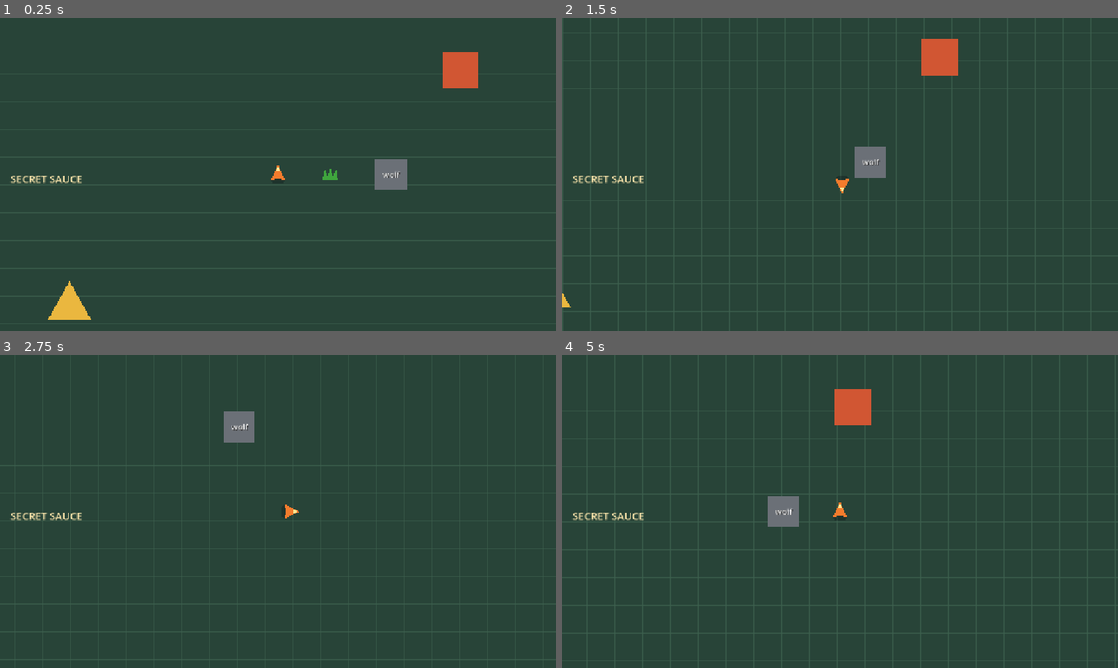
Above: before the commit, frames 1-4 (two rows, left to right).
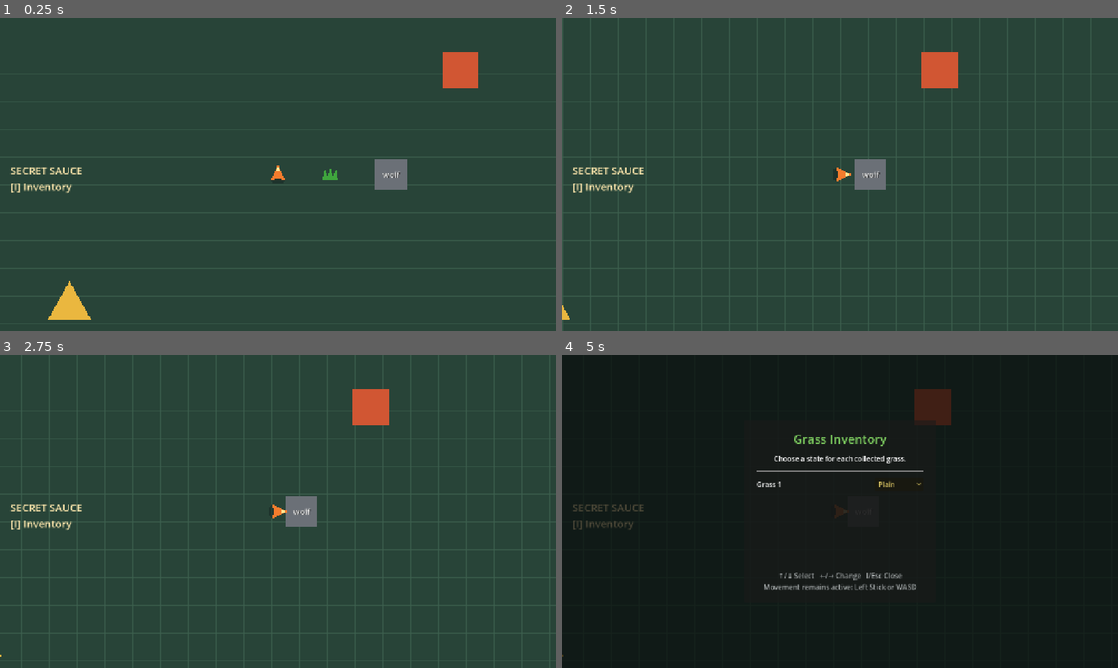
Above: after the commit, the same moments.

Repository: armikhalev/secret-sauce-godot
Game: Godot game, scene res://scenes/game.tscn
The game is run twice, just before and just after one commit, with the same random seed, the same clock (stepped at 60 frames per second) and the same inputs.
Inputs:
- Up to frame 1 (0.25 s): no input
- Up to frame 2 (1.5 s): tap Enter at 0.5 s; hold D (move_right) 0.53-1.28 s; hold Down (ui_down) from 1.28 s (still down)
- Up to frame 3 (2.75 s): release Down (ui_down) at 2.03 s; hold D (move_right) from 2.03 s (still down)
- Up to frame 4 (5 s): release D (move_right) at 2.78 s; hold Up (ui_up) 2.78-3.53 s; hold Left (ui_left) from 3.53 s (still down); tap Escape (ui_cancel) at 4.15 s; tap Space at 4.25 s; tap I (toggle_inventory, bound only after the commit) at 4.9 s

The runs differ from the first frame. In frame 1, 0.6% of the frame differs, in the area x 1-15%, y 47-56%; in frame 2, 1.8%; in frame 3, 2.7%; in frame 4, 100%, in the area x 0-100%, y 0-100%.

Commit message:
adds:menu with grass

Diff:
--- a/project.godot
+++ b/project.godot
@@ -28,25 +28,30 @@
 move_left={
 "deadzone": 0.5,
 "events": [Object(InputEventKey,"resource_local_to_scene":false,"resource_name":"","device":0,"window_id":0,"alt_presse …(189 unchanged characters)…
-, Object(InputEventKey,"resource_local_to_scene":false,"resource_name":"","device":0,"window_id":0,"alt_pressed":false,"shift_pressed":false,"ctrl_pressed":false,"meta_pressed":false,"pressed":false,"keycode":0,"physical_keycode":4194311,"key_label":0,"unicode":0,"location":0,"echo":false,"script":null)
+, Object(InputEventJoypadMotion,"resource_local_to_scene":false,"resource_name":"","device":0,"axis":0,"axis_value":-1.0,"script":null)
 ]
 }
 move_right={
 "deadzone": 0.5,
 "events": [Object(InputEventKey,"resource_local_to_scene":false,"resource_name":"","device":0,"window_id":0,"alt_presse …(189 unchanged characters)…
-, Object(InputEventKey,"resource_local_to_scene":false,"resource_name":"","device":0,"window_id":0,"alt_pressed":false,"shift_pressed":false,"ctrl_pressed":false,"meta_pressed":false,"pressed":false,"keycode":0,"physical_keycode":4194313,"key_label":0,"unicode":0,"location":0,"echo":false,"script":null)
+, Object(InputEventJoypadMotion,"resource_local_to_scene":false,"resource_name":"","device":0,"axis":0,"axis_value":1.0,"script":null)
 ]
 }
 move_up={
 "deadzone": 0.5,
 "events": [Object(InputEventKey,"resource_local_to_scene":false,"resource_name":"","device":0,"window_id":0,"alt_presse …(189 unchanged characters)…
-, Object(InputEventKey,"resource_local_to_scene":false,"resource_name":"","device":0,"window_id":0,"alt_pressed":false,"shift_pressed":false,"ctrl_pressed":false,"meta_pressed":false,"pressed":false,"keycode":0,"physical_keycode":4194320,"key_label":0,"unicode":0,"location":0,"echo":false,"script":null)
+, Object(InputEventJoypadMotion,"resource_local_to_scene":false,"resource_name":"","device":0,"axis":1,"axis_value":-1.0,"script":null)
 ]
 }
 move_down={
 "deadzone": 0.5,
 "events": [Object(InputEventKey,"resource_local_to_scene":false,"resource_name":"","device":0,"window_id":0,"alt_presse …(189 unchanged characters)…
-, Object(InputEventKey,"resource_local_to_scene":false,"resource_name":"","device":0,"window_id":0,"alt_pressed":false,"shift_pressed":false,"ctrl_pressed":false,"meta_pressed":false,"pressed":false,"keycode":0,"physical_keycode":4194322,"key_label":0,"unicode":0,"location":0,"echo":false,"script":null)
+, Object(InputEventJoypadMotion,"resource_local_to_scene":false,"resource_name":"","device":0,"axis":1,"axis_value":1.0,"script":null)
+]
+}
+toggle_inventory={
+"deadzone": 0.5,
+"events": [Object(InputEventKey,"resource_local_to_scene":false,"resource_name":"","device":0,"window_id":0,"alt_pressed":false,"shift_pressed":false,"ctrl_pressed":false,"meta_pressed":false,"pressed":false,"keycode":0,"physical_keycode":73,"key_label":0,"unicode":0,"location":0,"echo":false,"script":null)
 ]
 }
 
--- a/scenes/game.tscn
+++ b/scenes/game.tscn
@@ -1,9 +1,10 @@
-[gd_scene load_steps=5 format=3]
+[gd_scene load_steps=6 format=3]
 
 [ext_resource type="PackedScene" path="res://scenes/player.tscn" id="1_player"]
 [ext_resource type="Script" path="res://scripts/world_grid.gd" id="2_grid"]
 [ext_resource type="PackedScene" path="res://scenes/wolf.tscn" id="3_wolf"]
 [ext_resource type="PackedScene" path="res://scenes/grass.tscn" id="4_grass"]
+[ext_resource type="PackedScene" path="res://scenes/inventory_menu.tscn" id="5_inventory"]
 
 [node name="Game" type="Node2D"]
 
@@ -58,4 +59,7 @@
 [node name="Title" type="Label" parent="UI/MarginContainer"]
 theme_override_colors/font_color = Color(1, 0.91, 0.68, 1)
 theme_override_font_sizes/font_size = 24
-text = "SECRET SAUCE"
+text = "SECRET SAUCE\n[I] Inventory"
+
+[node name="InventoryMenu" parent="UI" instance=ExtResource("5_inventory")]
+player_path = NodePath("../../World/Entities/Player")
--- /dev/null
+++ b/scenes/inventory_menu.tscn
@@ -0,0 +1,84 @@
+[gd_scene load_steps=2 format=3]
+
+[ext_resource type="Script" path="res://scripts/inventory_menu.gd" id="1_inventory"]
+
+[node name="InventoryMenu" type="Control"]
+process_mode = 3
+visible = false
+layout_mode = 3
+anchors_preset = 15
+anchor_right = 1.0
+anchor_bottom = 1.0
+grow_horizontal = 2
+grow_vertical = 2
+script = ExtResource("1_inventory")
+
+[node name="DimBackground" type="ColorRect" parent="."]
+layout_mode = 1
+anchors_preset = 15
+anchor_right = 1.0
+anchor_bottom = 1.0
+grow_horizontal = 2
+grow_vertical = 2
+color = Color(0.03, 0.04, 0.04, 0.72)
+
+[node name="CenterContainer" type="CenterContainer" parent="."]
+layout_mode = 1
+anchors_preset = 15
+anchor_right = 1.0
+anchor_bottom = 1.0
+grow_horizontal = 2
+grow_vertical = 2
+
+[node name="PanelContainer" type="PanelContainer" parent="CenterContainer"]
+custom_minimum_size = Vector2(440, 360)
+layout_mode = 2
+
+[node name="MarginContainer" type="MarginContainer" parent="CenterContainer/PanelContainer"]
+layout_mode = 2
+theme_override_constants/margin_left = 28
+theme_override_constants/margin_top = 24
+theme_override_constants/margin_right = 28
+theme_override_constants/margin_bottom = 24
+
+[node name="VBoxContainer" type="VBoxContainer" parent="CenterContainer/PanelContainer/MarginContainer"]
+layout_mode = 2
+theme_override_constants/separation = 14
+
+[node name="Title" type="Label" parent="CenterContainer/PanelContainer/MarginContainer/VBoxContainer"]
+layout_mode = 2
+theme_override_colors/font_color = Color(0.5, 0.82, 0.38, 1)
+theme_override_font_sizes/font_size = 28
+text = "Grass Inventory"
+horizontal_alignment = 1
+
+[node name="Instructions" type="Label" parent="CenterContainer/PanelContainer/MarginContainer/VBoxContainer"]
+layout_mode = 2
+text = "Choose a state for each collected grass."
+horizontal_alignment = 1
+
+[node name="Separator" type="HSeparator" parent="CenterContainer/PanelContainer/MarginContainer/VBoxContainer"]
+layout_mode = 2
+
+[node name="EmptyLabel" type="Label" parent="CenterContainer/PanelContainer/MarginContainer/VBoxContainer"]
+unique_name_in_owner = true
+layout_mode = 2
+text = "No grass collected yet."
+horizontal_alignment = 1
+
+[node name="ScrollContainer" type="ScrollContainer" parent="CenterContainer/PanelContainer/MarginContainer/VBoxContainer"]
+custom_minimum_size = Vector2(0, 200)
+layout_mode = 2
+size_flags_vertical = 3
+
+[node name="ItemList" type="VBoxContainer" parent="CenterContainer/PanelContainer/MarginContainer/VBoxContainer/ScrollContainer"]
+unique_name_in_owner = true
+layout_mode = 2
+size_flags_horizontal = 3
+theme_override_constants/separation = 10
+
+[node name="CloseHint" type="Label" parent="CenterContainer/PanelContainer/MarginContainer/VBoxContainer"]
+layout_mode = 2
+theme_override_colors/font_color = Color(0.65, 0.67, 0.67, 1)
+text = "↑/↓ Select   ←/→ Change   I/Esc Close\nMovement remains active: Left Stick or WASD"
+horizontal_alignment = 1
--- /dev/null
+++ b/scripts/inventory_menu.gd
@@ -0,0 +1,107 @@
+extends Control
+
+@export var player_path: NodePath
+
+@onready var item_list: VBoxContainer = %ItemList
+@onready var empty_label: Label = %EmptyLabel
+
+var player: CharacterBody2D
+var state_selectors: Array[OptionButton] = []
+var selected_item_index := 0
+
+
+func _ready() -> void:
+	player = get_node(player_path) as CharacterBody2D
+	player.grass_inventory_changed.connect(_on_inventory_changed)
+	hide()
+
+
+func _unhandled_input(event: InputEvent) -> void:
+	if event.is_action_pressed("toggle_inventory"):
+		set_menu_open(not visible)
+		get_viewport().set_input_as_handled()
+	elif visible and event.is_action_pressed("ui_cancel"):
+		set_menu_open(false)
+		get_viewport().set_input_as_handled()
+	elif visible and event.is_action_pressed("ui_down"):
+		_select_item(selected_item_index + 1)
+		get_viewport().set_input_as_handled()
+	elif visible and event.is_action_pressed("ui_up"):
+		_select_item(selected_item_index - 1)
+		get_viewport().set_input_as_handled()
+	elif visible and event.is_action_pressed("ui_right"):
+		_change_selected_state(1)
+		get_viewport().set_input_as_handled()
+	elif visible and event.is_action_pressed("ui_left"):
+		_change_selected_state(-1)
+		get_viewport().set_input_as_handled()
+
+
+func set_menu_open(open: bool) -> void:
+	visible = open
+
+	if open:
+		rebuild_item_list()
+
+
+func rebuild_item_list() -> void:
+	state_selectors.clear()
+	for child in item_list.get_children():
+		child.queue_free()
+
+	empty_label.visible = player.grass_inventory.is_empty()
+
+	for index in player.grass_inventory.size():
+		var row := HBoxContainer.new()
+		var item_label := Label.new()
+		var state_selector := OptionButton.new()
+
+		item_label.text = "Grass %d" % (index + 1)
+		item_label.size_flags_horizontal = Control.SIZE_EXPAND_FILL
+
+		state_selector.add_item("Plain", GrassData.State.PLAIN)
+		state_selector.add_item("Poisonous", GrassData.State.POISONOUS)
+		state_selector.add_item("Tasty", GrassData.State.TASTY)
+		state_selector.select(player.grass_inventory[index].state)
+		state_selector.focus_mode = Control.FOCUS_NONE
+		state_selector.item_selected.connect(_on_state_selected.bind(index))
+
+		row.add_child(item_label)
+		row.add_child(state_selector)
+		item_list.add_child(row)
+		state_selectors.append(state_selector)
+
+	if not state_selectors.is_empty():
+		_select_item(clampi(selected_item_index, 0, state_selectors.size() - 1))
+
+
+func _on_state_selected(selected_index: int, inventory_index: int) -> void:
+	player.set_grass_state(inventory_index, selected_index as GrassData.State)
+
+
+func _on_inventory_changed() -> void:
+	if visible and state_selectors.size() != player.grass_inventory.size():
+		rebuild_item_list()
+
+
+func _select_item(index: int) -> void:
+	if state_selectors.is_empty():
+		selected_item_index = 0
+		return
+
+	selected_item_index = posmod(index, state_selectors.size())
+	for selector_index in state_selectors.size():
+		state_selectors[selector_index].modulate = (
+			Color(1.0, 0.9, 0.45) if selector_index == selected_item_index else Color.WHITE
+		)
+
+
+func _change_selected_state(direction: int) -> void:
+	if state_selectors.is_empty():
+		return
+
+	var selector := state_selectors[selected_item_index]
+	var state_count := selector.item_count
+	var new_state := posmod(selector.selected + direction, state_count)
+	selector.select(new_state)
+	player.set_grass_state(selected_item_index, new_state as GrassData.State)
--- a/scripts/player.gd
+++ b/scripts/player.gd
@@ -1,6 +1,7 @@
 extends CharacterBody2D
 
 signal stats_changed(bravery: int, vitality: int, energy: int)
+signal grass_inventory_changed
 
 @export var move_speed: float = 260.0
 @export_group("Stats")
@@ -38,6 +39,7 @@
 
 func collect_grass(item: GrassData) -> void:
 	grass_inventory.append(item)
+	grass_inventory_changed.emit()
 
 
 func set_grass_state(inventory_index: int, state: GrassData.State) -> bool:
@@ -45,6 +47,7 @@
 		return false
 
 	grass_inventory[inventory_index].state = state
+	grass_inventory_changed.emit()
 	return true
 
 
@@ -53,6 +56,7 @@
 		return null
 
 	var item: GrassData = grass_inventory.pop_at(inventory_index)
+	grass_inventory_changed.emit()
 	var grass := preload("res://scenes/grass.tscn").instantiate() as Grass
 	grass.state = item.state
 	grass.global_position = drop_position
--- /dev/null
+++ b/tests/inventory_menu_test.gd
@@ -0,0 +1,47 @@
+extends SceneTree
+
+
+func _initialize() -> void:
+	call_deferred("_run")
+
+
+func _run() -> void:
+	var game := (load("res://scenes/game.tscn") as PackedScene).instantiate()
+	root.add_child(game)
+	current_scene = game
+	await process_frame
+
+	var player = game.get_node("World/Entities/Player")
+	var menu = game.get_node("UI/InventoryMenu")
+	var item := GrassData.new()
+	player.collect_grass(item)
+	menu.set_menu_open(true)
+
+	if not menu.visible:
+		push_error("Inventory menu did not open correctly.")
+		quit(1)
+		return
+
+	Input.action_press("move_right")
+	await physics_frame
+	await physics_frame
+	Input.action_release("move_right")
+	if player.position.x <= 0.0:
+		push_error("Player could not move while the inventory menu was open.")
+		quit(1)
+		return
+
+	menu._change_selected_state(-1)
+	if player.grass_inventory[0].state != GrassData.State.TASTY:
+		push_error("Inventory navigation did not change the grass state.")
+		quit(1)
+		return
+
+	menu.set_menu_open(false)
+	if menu.visible:
+		push_error("Inventory menu did not close correctly.")
+		quit(1)
+		return
+
+	print("Grass inventory menu verified.")
+	quit()
Not shown, added: scripts/inventory_menu.gd.uid
Not shown, added: tests/inventory_menu_test.gd.uid
